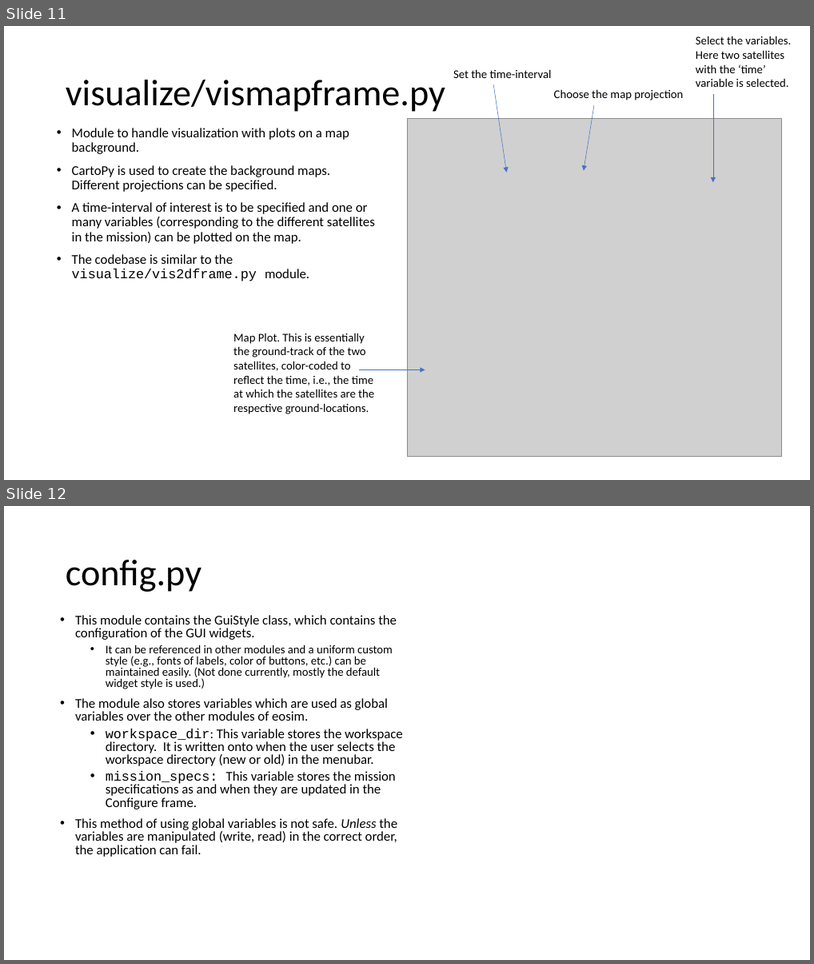
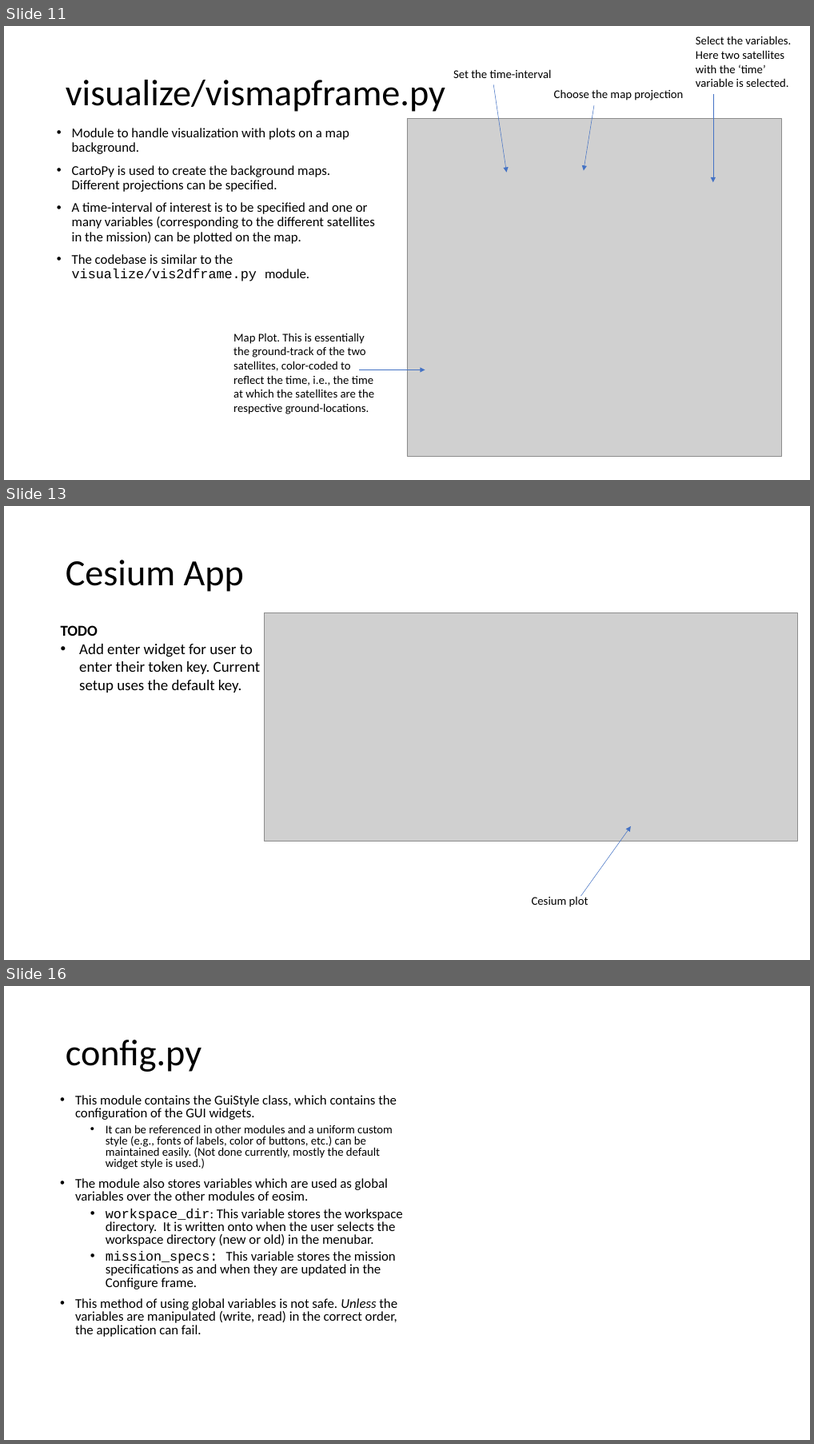
Before and after one commit to EarthObservationSimulator/eosim-gui, a slide deck: docs/codebase_description.pptx. Shown one above the other, each under a label of ours: slides 11 and 12 before the commit, slides 11, 13 and 16 after it; the slides between them are not shown. The pictures are 814x964 and 814x1444 pixels, drawn with LibreOffice and Linux fonts; fonts in the diff are those of the drawing; grey boxes stand for pictures. Boxes give left, top, right and bottom in pixels: in the first picture for what was removed or moved away, otherwise in the second. Text is boxed around its words. In the diff, an @@ line names an element or a change of style, - is before the commit and + after.

Commit message:
Revised cesiumJS powered visualization

```diff
--- a/docs/codebase_description.pptx
+++ b/docs/codebase_description.pptx
@@ slide 13 added at (4, 506, 810, 960), background #FFFFFF @@
@@ title added at (66, 560, 244, 592), 44 pt, text #000000 @@
+Cesium App
@@ text added at (61, 625, 260, 692), 18 pt, text #000000 @@
+TODO
+• Add enter widget for user to enter their token key. Current setup uses the default key.
@@ picture added at (264, 613, 798, 840) @@
@@ arrow added from (581, 896) to (631, 826), #4472C4 0.5 pt @@
@@ text added at (532, 895, 589, 907), 14 pt, text #000000 @@
+Cesium plot
@@ what was slide 12 is now slide 16 @@
```
Also in this commit, not shown: 3 other slides added, 11 other files.
